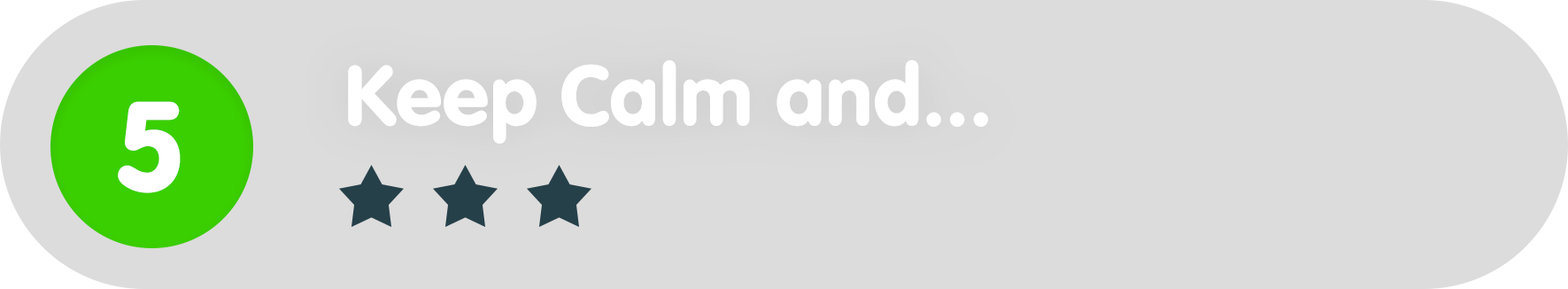
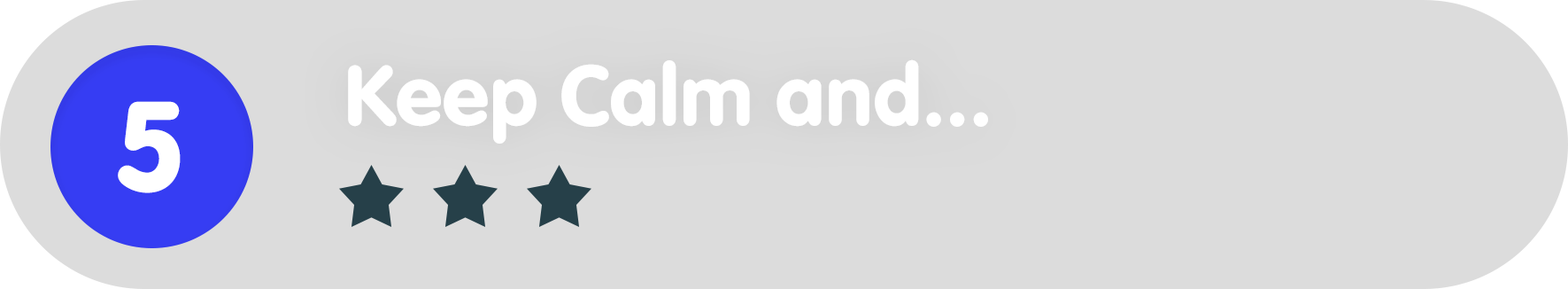
Layers edited between the first and the second 1568 × 289 image:
painted on "Ellipse_green" over [50, 45, 254, 248]
